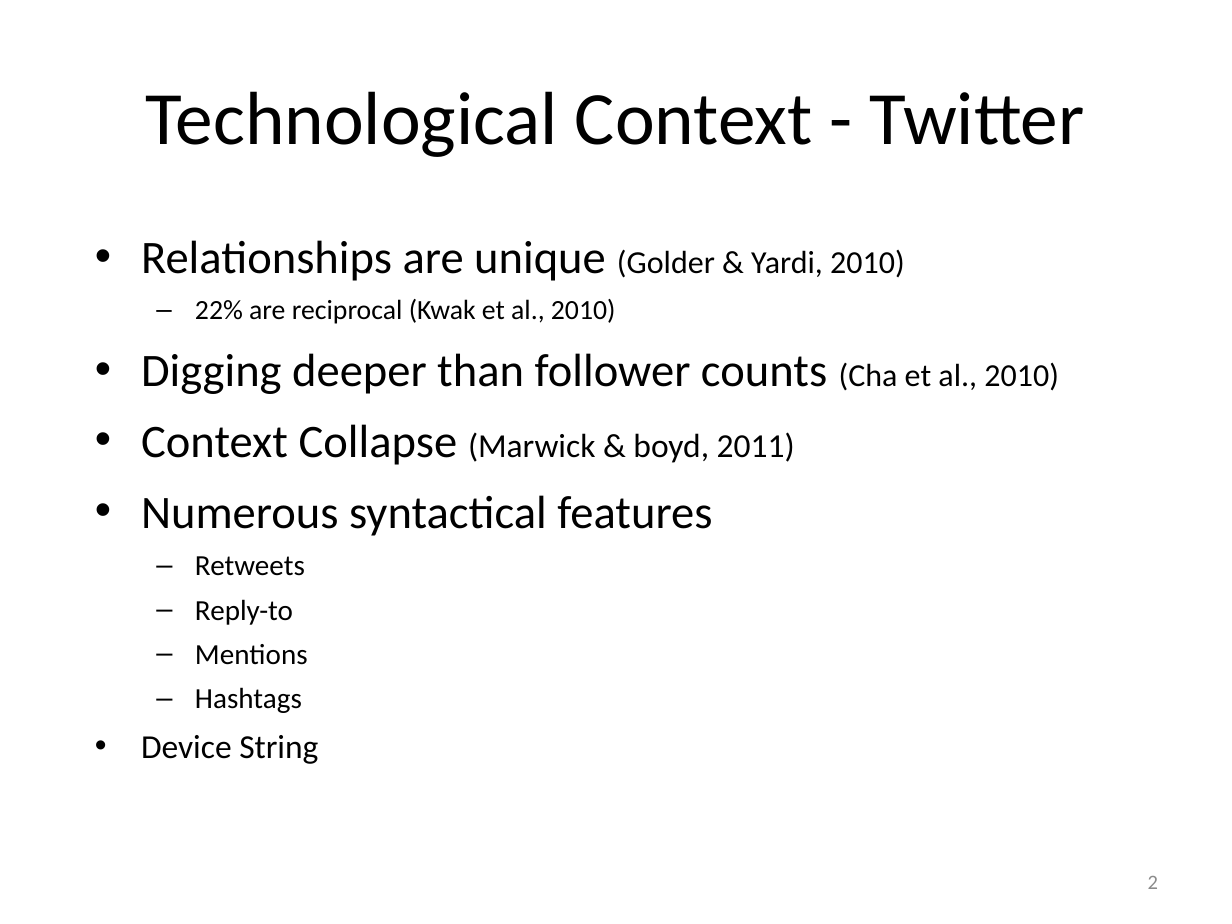
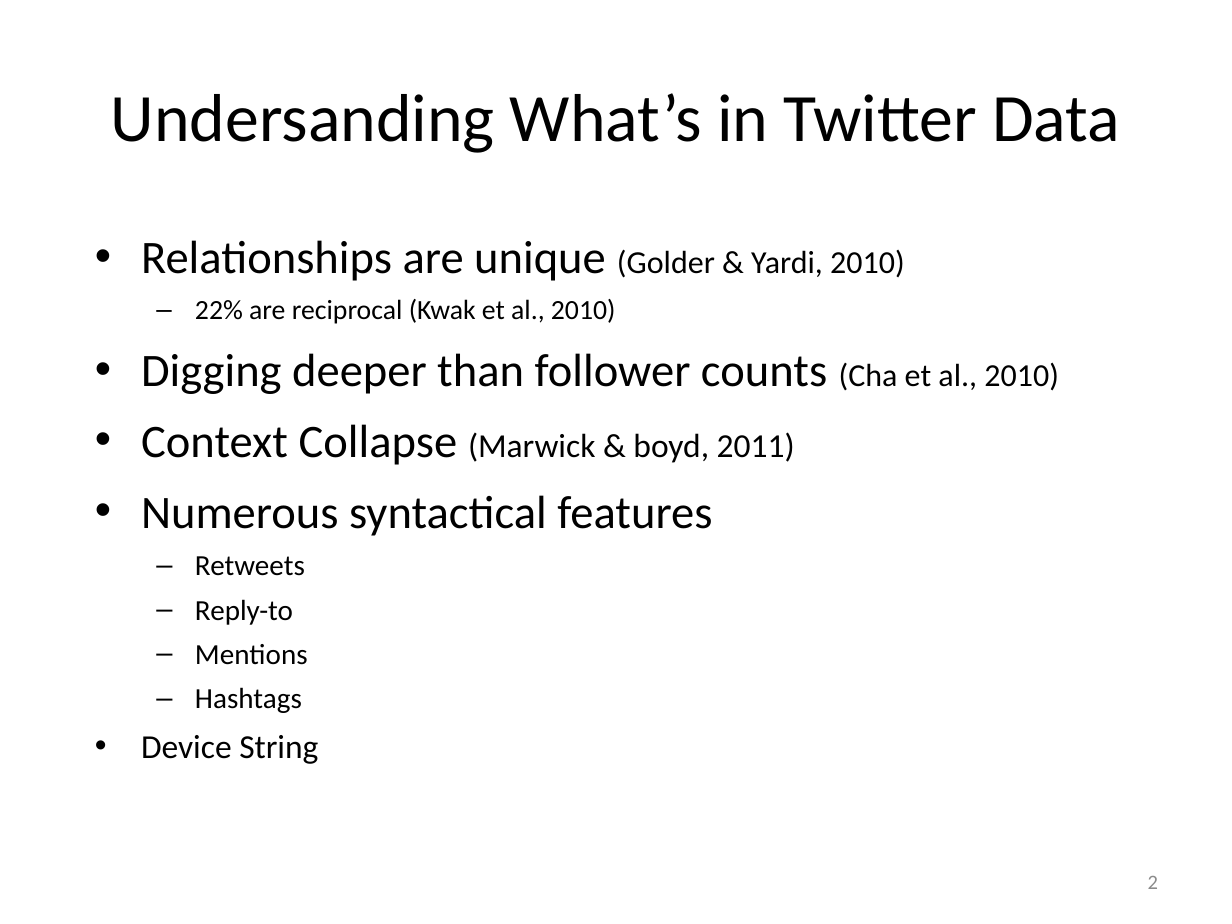
Before and after one commit to SociallyCompute/info480, a slide deck: slide 2 of week2/Analytics.pptx. Drawn at 1232x924 pixels with LibreOffice and Linux fonts; fonts in the diff are those of the drawing. Boxes give left, top, right and bottom in pixels: in the first picture for what was removed or moved away, otherwise in the second. Text is boxed around its words. In the diff, an @@ line names an element or a change of style, - is before the commit and + after.

Commit message:
Finalized Data Set

```diff
--- a/week2/Analytics.pptx
+++ b/week2/Analytics.pptx
@@ title at box(111, 93, 1120, 153): text changed; size 44 to 39.6 pt @@
-Technological Context - Twitter
+Undersanding What’s in Twitter Data
```
Also in this commit, not shown: 2 other slides changed, 1 slide removed, 9 other files.
